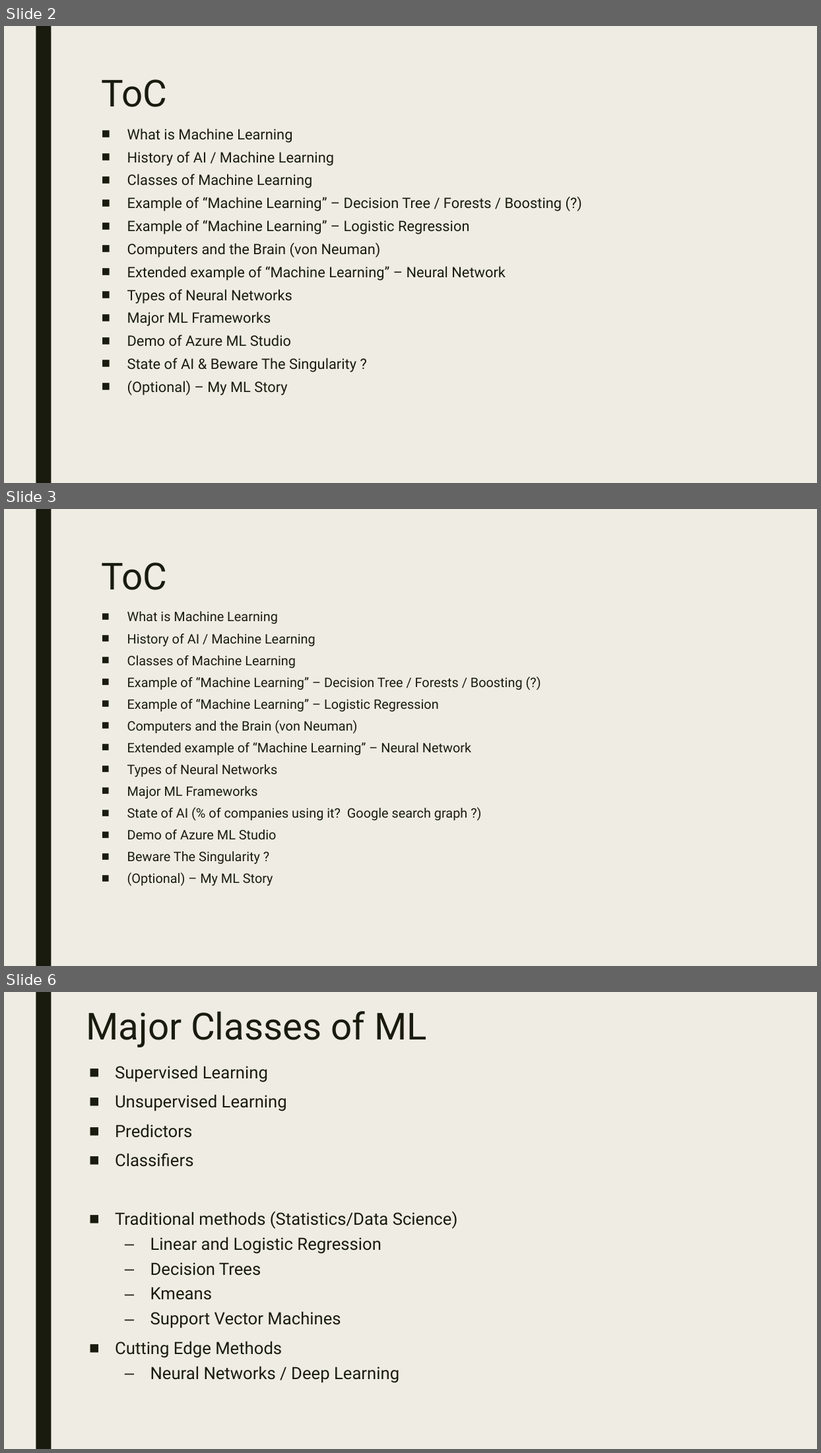
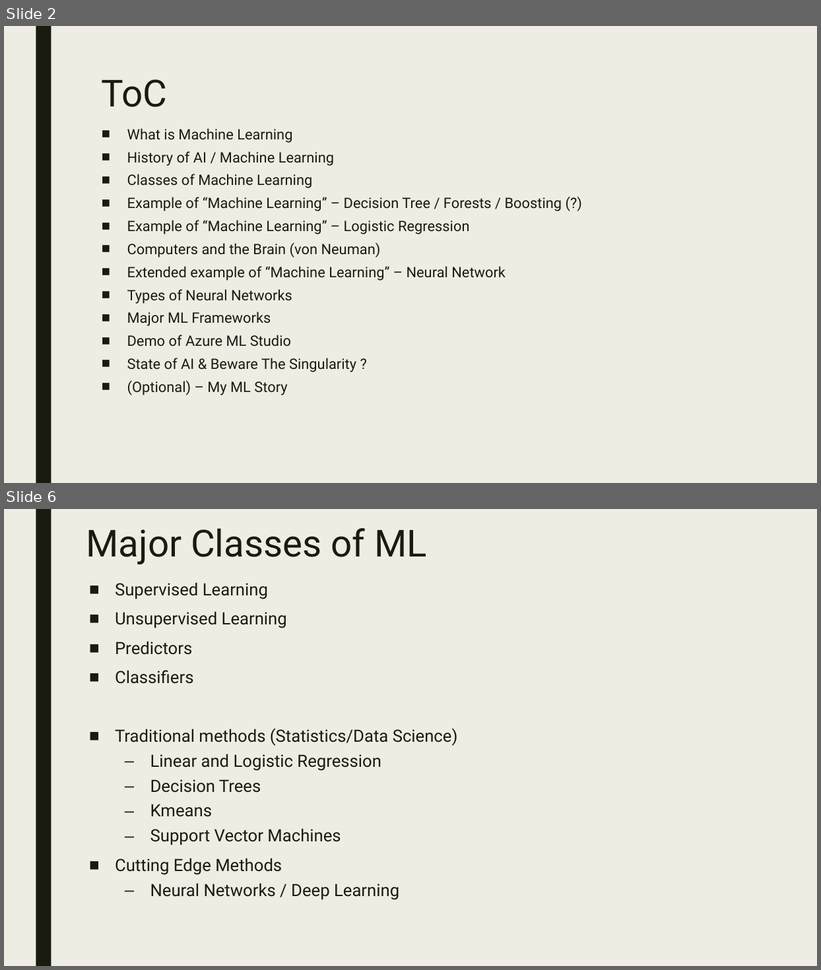
Before and after one commit to dougfoo/machineLearning, a slide deck: talks/MachineLearning101.pptx. Shown one above the other, each under a label of ours: slides 2, 3 and 6 before the commit, slides 2 and 6 after it; the slides between them are not shown. The pictures are 821x1453 and 821x970 pixels, drawn with LibreOffice and Linux fonts; fonts in the diff are those of the drawing. Boxes give left, top, right and bottom in pixels: in the first picture for what was removed or moved away, otherwise in the second. Text is boxed around its words. In the diff, an @@ line names an element or a change of style, - is before the commit and + after.

```diff
--- a/talks/MachineLearning101.pptx
+++ b/talks/MachineLearning101.pptx
@@ slide 3 removed at <box>4,509,817,966</box>, background #EFEDE3; not listed: 1 template element that a slide beside it also shows @@
@@ title removed at <box>102,562,168,590</box> @@
-ToC
@@ text removed at <box>127,611,523,887</box> @@
-■ What is Machine Learning
-■ History of AI / Machine Learning
-■ Classes of Machine Learning
-■ Example of “Machine Learning” – Decision Tree / Forests / Boosting (?)
-■ Example of “Machine Learning” – Logistic Regression
-■ Computers and the Brain (von Neuman)
-■ Extended example of “Machine Learning” – Neural Network
-■ Types of Neural Networks
-■ Major ML Frameworks
-■ State of AI (% of companies using it? Google search graph ?)
-■ Demo of Azure ML Studio
-■ Beware The Singularity ?
-■ (Optional) – My ML Story
```
Also in this commit, not shown: 1 slide changed, 2 slides added, 1 other slide removed, 7 other files.
